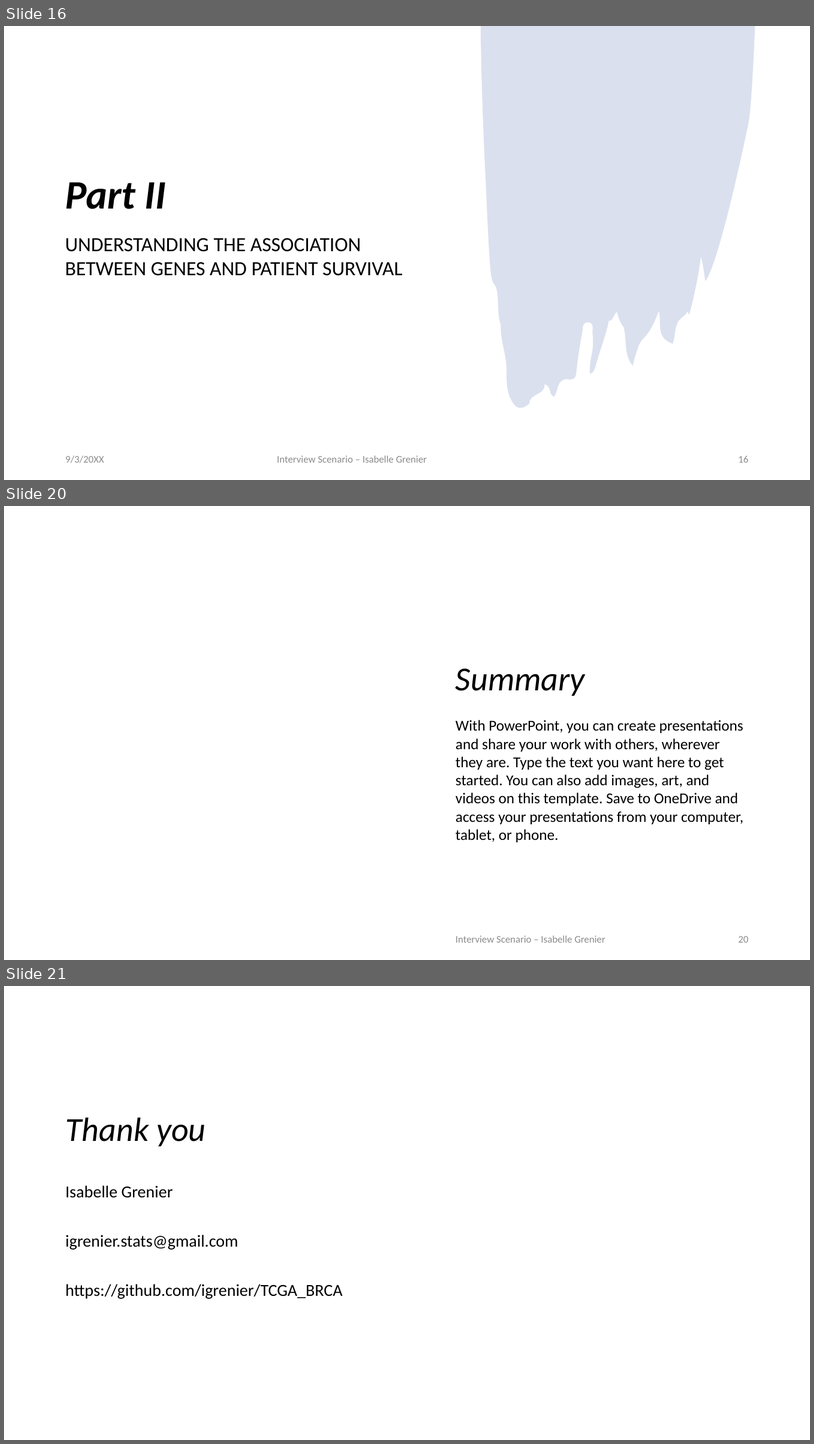
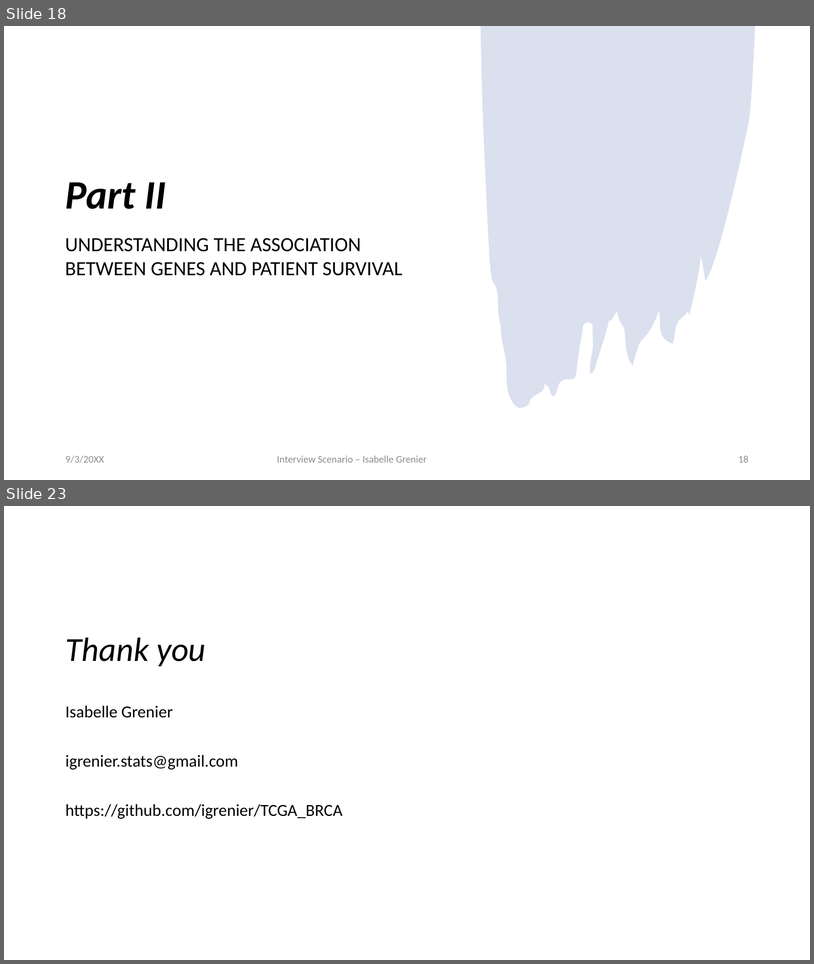
Before and after one commit to igrenier/TCGA_BRCA, a slide deck: presentation_05032023.pptx. Shown one above the other, each under a label of ours: slides 16, 20 and 21 before the commit, slides 18 and 23 after it; the slides between them are not shown. The pictures are 814x1444 and 814x964 pixels, drawn with LibreOffice and Linux fonts; fonts in the diff are those of the drawing. Boxes give left, top, right and bottom in pixels: in the first picture for what was removed or moved away, otherwise in the second. Text is boxed around its words. In the diff, an @@ line names an element or a change of style, - is before the commit and + after.

```diff
--- a/presentation_05032023.pptx
+++ b/presentation_05032023.pptx
@@ slide 20 removed at <box>4,506,810,960</box>, background #FFFFFF @@
@@ title removed at <box>456,668,585,696</box> @@
-Summary
@@ text removed at <box>456,720,744,842</box> @@
-With PowerPoint, you can create presentations and share your work with others, wherever they are. Type the text you want here to get started. You can also add images, art, and videos on this template. Save to OneDrive and access your presentations from your computer, tablet, or phone.
@@ text removed at <box>456,935,605,942</box> @@
-Interview Scenario – Isabelle Grenier
@@ page number removed at <box>738,936,749,942</box> @@
-20
@@ what was slide 16 is now slide 18 @@
@@ page number at <box>738,455,749,462</box>: text changed @@
-16
+18
@@ what was slide 21 is now slide 23 @@
```
Also in this commit, not shown: 5 slides changed, 3 slides added.
